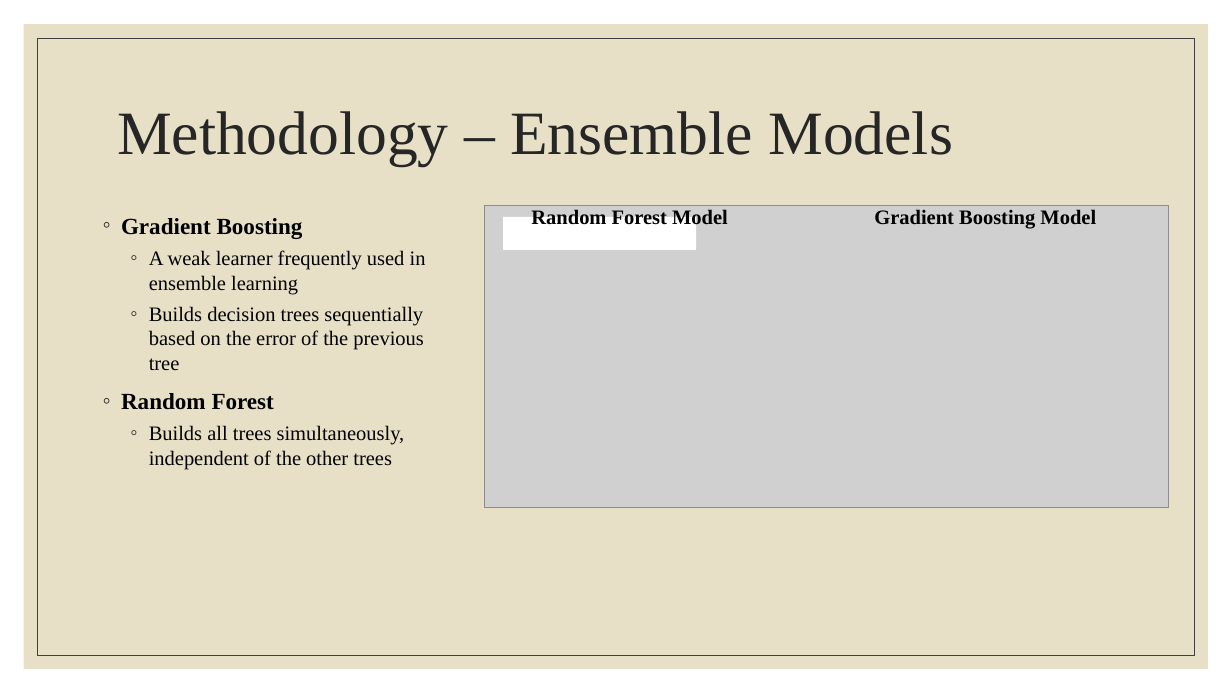
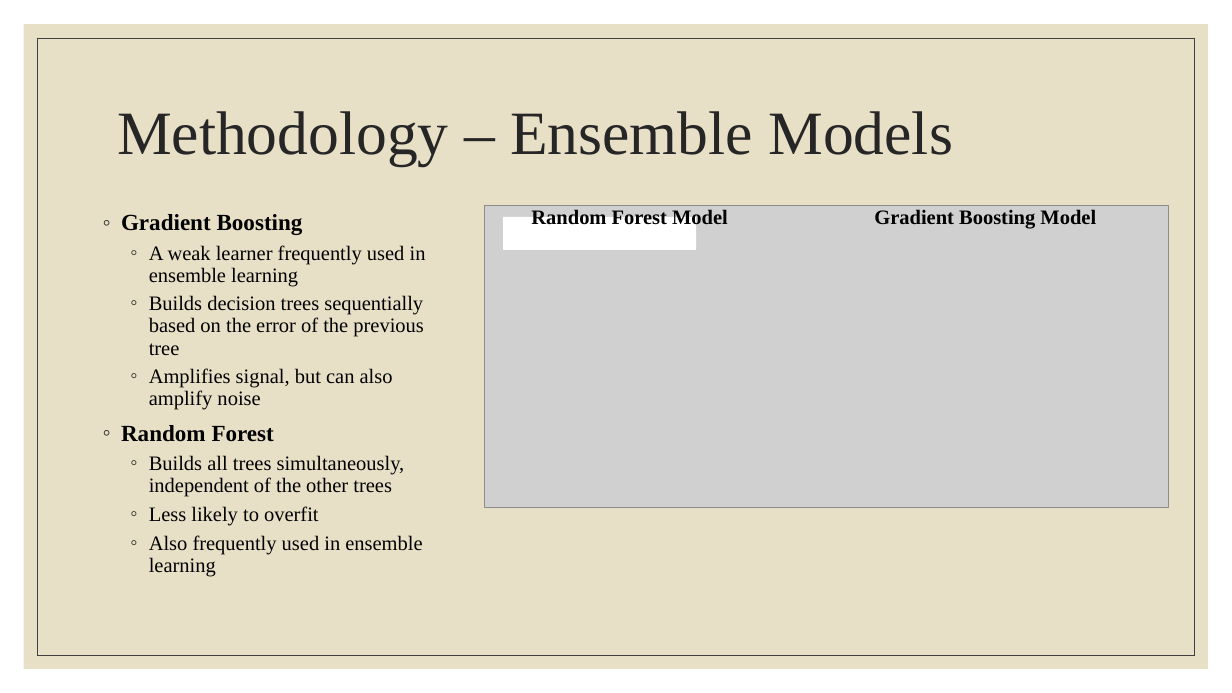
Before and after one commit to m-mcdougall/Capstone-DATS6501, a slide deck: slide 42 of Presentations/Capstone Presentation_MarikoMcDougall.pptx (slide 41 before the commit). Drawn at 1232x693 pixels with LibreOffice and Linux fonts; fonts in the diff are those of the drawing; grey boxes stand for pictures. Boxes give left, top, right and bottom in pixels: in the first picture for what was removed or moved away, otherwise in the second. Text is boxed around its words. In the diff, an @@ line names an element or a change of style, - is before the commit and + after.

```diff
--- a/Presentations/Capstone Presentation_MarikoMcDougall.pptx
+++ b/Presentations/Capstone Presentation_MarikoMcDougall.pptx
@@ text at (x1=121, y1=214, x2=426, y2=497): line spacing 1 to 0.9 @@
@@ text at (x1=149, y1=368, x2=393, y2=410): paragraph added @@
+  ◦ Amplifies signal, but can also amplify noise
@@ text at (x1=149, y1=506, x2=422, y2=577): paragraphs added @@
+  ◦ Less likely to overfit
+  ◦ Also frequently used in ensemble learning
```
Also in this commit, not shown: 6 other slides changed, 3 slides added.
